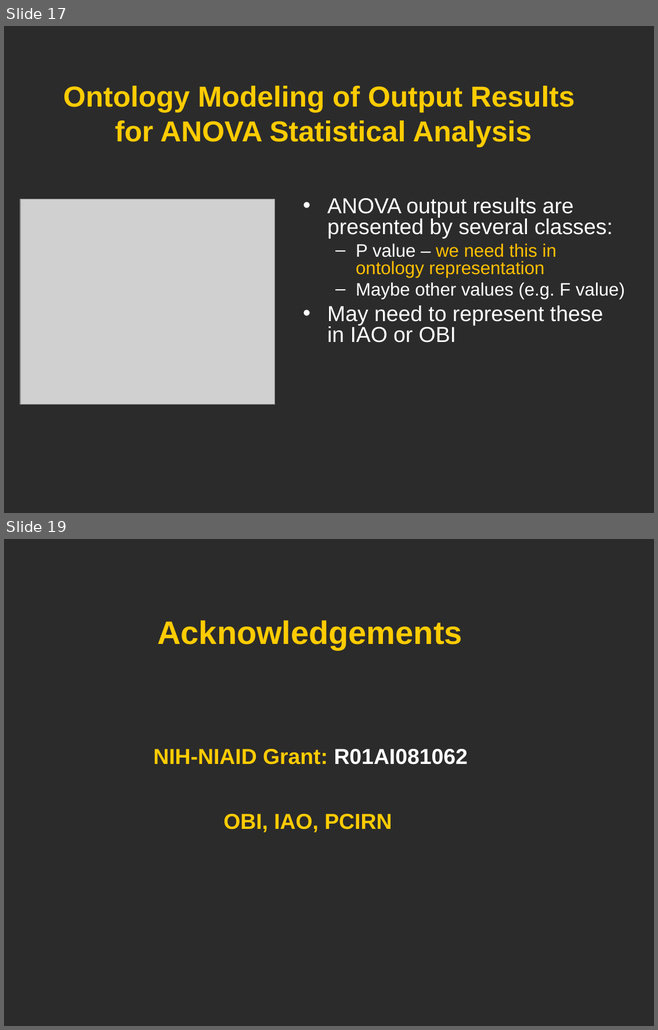
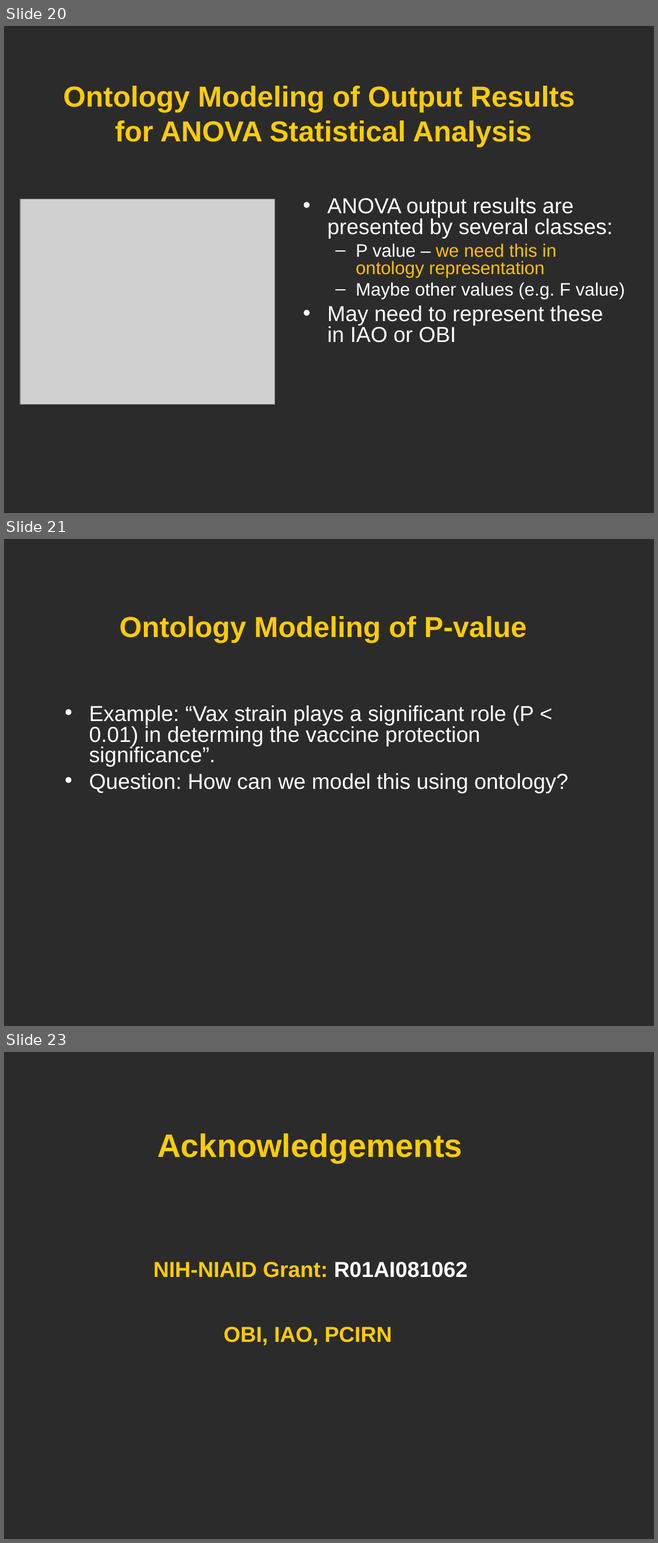
Before and after one commit to obi-ontology/obi-legacy-svn, a slide deck: trunk/docs/developer/use cases/Vaccine_usercase_Vancouver2010.ppt. Shown one above the other, each under a label of ours: slides 17 and 19 before the commit, slides 20, 21 and 23 after it; the slides between them are not shown. The pictures are 658x1030 and 658x1543 pixels, drawn with LibreOffice and Linux fonts; fonts in the diff are those of the drawing; grey boxes stand for pictures; background and template pictures are left out; a plain dark background stands for a picture behind light text. Boxes give left, top, right and bottom in pixels: in the first picture for what was removed or moved away, otherwise in the second. Text is boxed around its words. In the diff, an @@ line names an element or a change of style, - is before the commit and + after.

```diff
--- a/trunk/docs/developer/use cases/Vaccine_usercase_Vancouver2010.ppt
+++ b/trunk/docs/developer/use cases/Vaccine_usercase_Vancouver2010.ppt
@@ slide 21 added at (4, 539, 654, 1026), background picture (left out) @@
@@ title added at (119, 616, 527, 643), 32 pt, text #FFCC00, bold @@
+Ontology Modeling of P-value
@@ text added at (89, 705, 568, 793), 24 pt, text #FFFFFF @@
+• Example: “Vax strain plays a significant role (P < 0.01) in determing the vaccine protection significance”.
+• Question: How can we model this using ontology?
@@ what was slide 17 is now slide 20 @@
@@ what was slide 19 is now slide 23 @@
```
Also in this commit, not shown: 3 slides changed, 4 other slides added, 1 slide removed.
